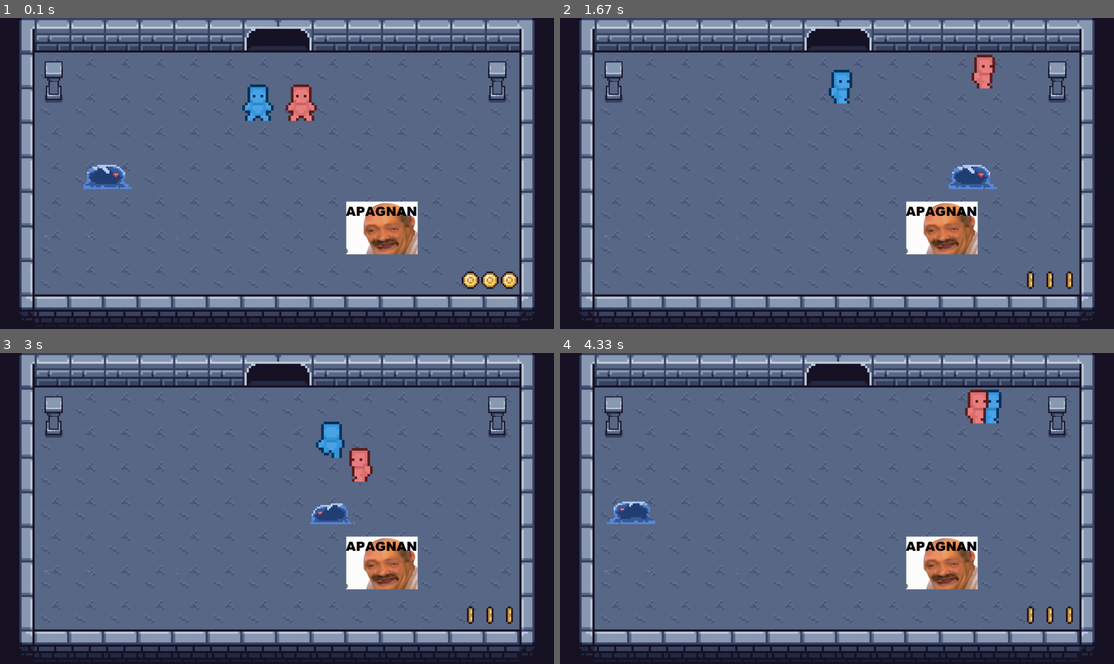
Above: before the commit, frames 1-4 (two rows, left to right).
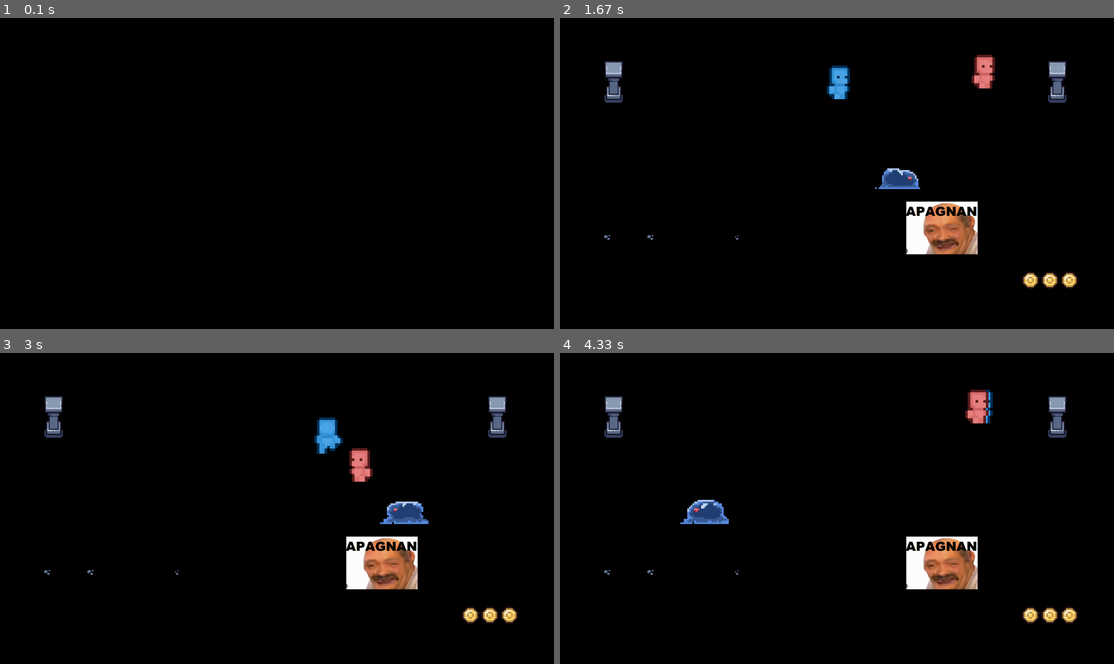
Above: after the commit, the same moments.

Repository: Tropiw/ProjetNSI
Game: pygame game, started from main.py
Same seed, same stepped clock (60 frames per second), same inputs: the game is played once before the commit and once after it.
Inputs (mouse positions are in pixels of both pictures, inside the frame that each line leads up to):
- Up to frame 1 (0.1 s): no input
- Up to frame 2 (1.67 s): click (837, 173) at 0.38 s; hold Right 0.67-1.13 s; move the mouse to (814, 185) at 0.7 s; hold Up 1.17-1.47 s; tap Z at 1.23, 1.57 s; hold Right from 1.5 s (still down); hold D from 1.5 s (still down)
- Up to frame 3 (3 s): tap Z at 1.87, 2.07, 2.37, 2.63, 2.97 s; release Right at 1.97 s; release D at 1.97 s; hold Left 2-2.53 s; hold Down 2.57-2.87 s; hold S 2.57-2.87 s; hold Left from 2.9 s (still down)
- Up to frame 4 (4.33 s): tap Z at 3.27, 3.4, 3.8, 4.1 s; release Left at 3.3 s; hold Up 3.33-3.7 s; hold Right from 3.73 s (still down); hold D from 3.73 s (still down)

The runs differ from the first frame. In frame 1, 100% of the frame differs, in the area x 0-100%, y 0-100%; in frame 2, 97%; in frame 3, 97%; in frame 4, 97%.

Commit message:
implemantation des menu, ca marche pas.
probleme de blit ca peut marcher mais la je vais pas te mentir je suis crever j'ai la flemme je verrai dans une heure

Diff:
--- a/main.py
+++ b/main.py
@@ -20,37 +20,41 @@
         self.clock.tick(fps)
         self.running = True
         self.objects = []  # Liste pour stocker les objets à dessiner
+        self.main_menu = menu.menu()
+        self.collision = self.main_menu.render_main_menu(self.screen)
+        self.mouse_pos = (0,0)
+        self.mode = 2
 
     def start(self):
-        testmap = map_module.Dongeon(self.screen_debug) # Appeller
-        testmap.map2()  # Appeler la méthode map2() du module map
-
         title = menu.menu()
-        collision = title.render_main_menu(self.screen)
-        while self.running:
-            # Code de boucle principale
-            self.clock.tick(90)  # Temps écoulé entre chaque itération de la boucle est contrôlé, ce qui maintient la vitesse du jeu constante
-            self.screen.blit(self.screen_debug,(0,0))
-            self.handle_events()
-            self.update()
-            self.render()
-            pygame.display.flip()
+        while self.running: # Code de boucle principale
+            donjon = map_module.Dongeon(self.screen)
+            donjon.map1()
+            while self.mode == 1:
+                self.handle_events()
+                self.clock.tick(90)  # Temps écoulé entre chaque itération de la boucle est contrôlé, ce qui maintient la vitesse du jeu constante
+                self.screen.blit(self.screen_debug,(0,0))
+                self.update()
+                self.render()
+                pygame.display.flip()
+            self.collision = title.render_main_menu(self.screen)
+            while self.mode == 2:
+                self.handle_events()
+                if self.main_menu.in_rect(self.mouse_pos,self.collision):
+                    self.mode = 1
         pygame.quit()
 
     def handle_events(self):          # Le jeu s'arrête quand on clique sur fermer
         for event in pygame.event.get():
             if event.type == pygame.QUIT:
+                self.mode = 0
                 self.running = False
-
-            # A ENLEVER **DEBUG**
 
             elif event.type == pygame.MOUSEBUTTONDOWN:  # Vérifie si un clic de souris a eu lieu
                 if event.button == 1:  # Vérifie si le clic était le bouton gauche de la souris
                     # Obtient les coordonnées du clic
-                    mouse_x, mouse_y = pygame.mouse.get_pos()
-                    print("Coordonnées du clic : ({}, {})".format(mouse_x, mouse_y))
+                    self.mouse_pos = pygame.mouse.get_pos()
 
-            # A ENLEVER **DEBUG**
 
     def update(self):
         for obj in self.objects:
